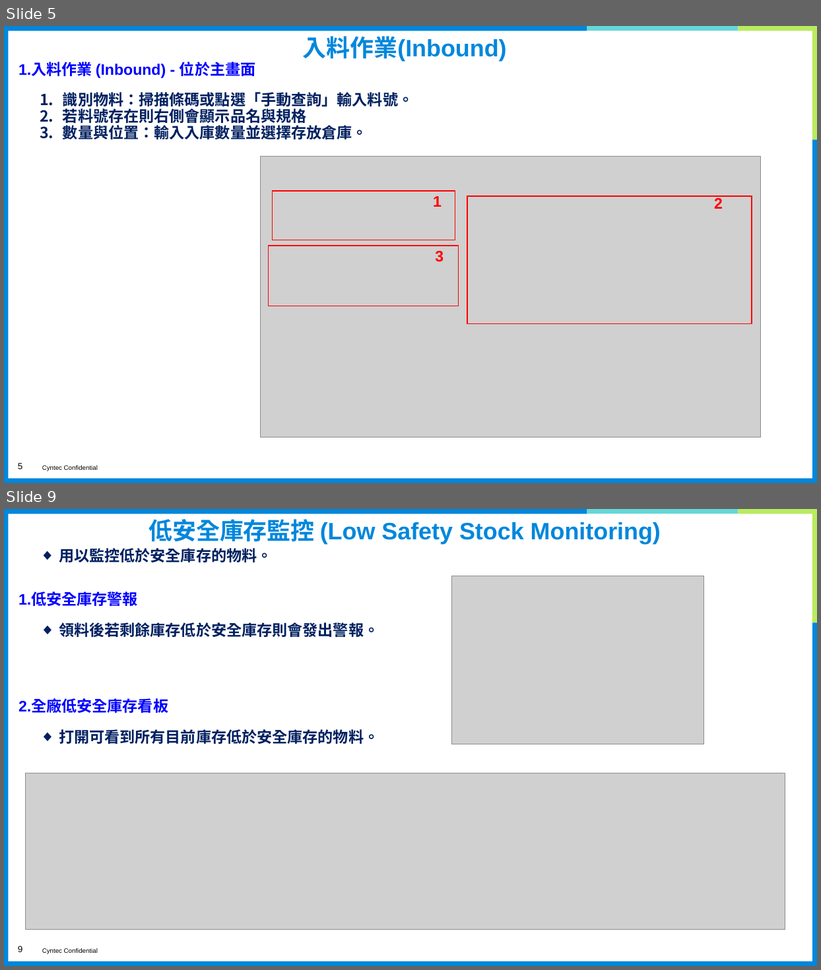
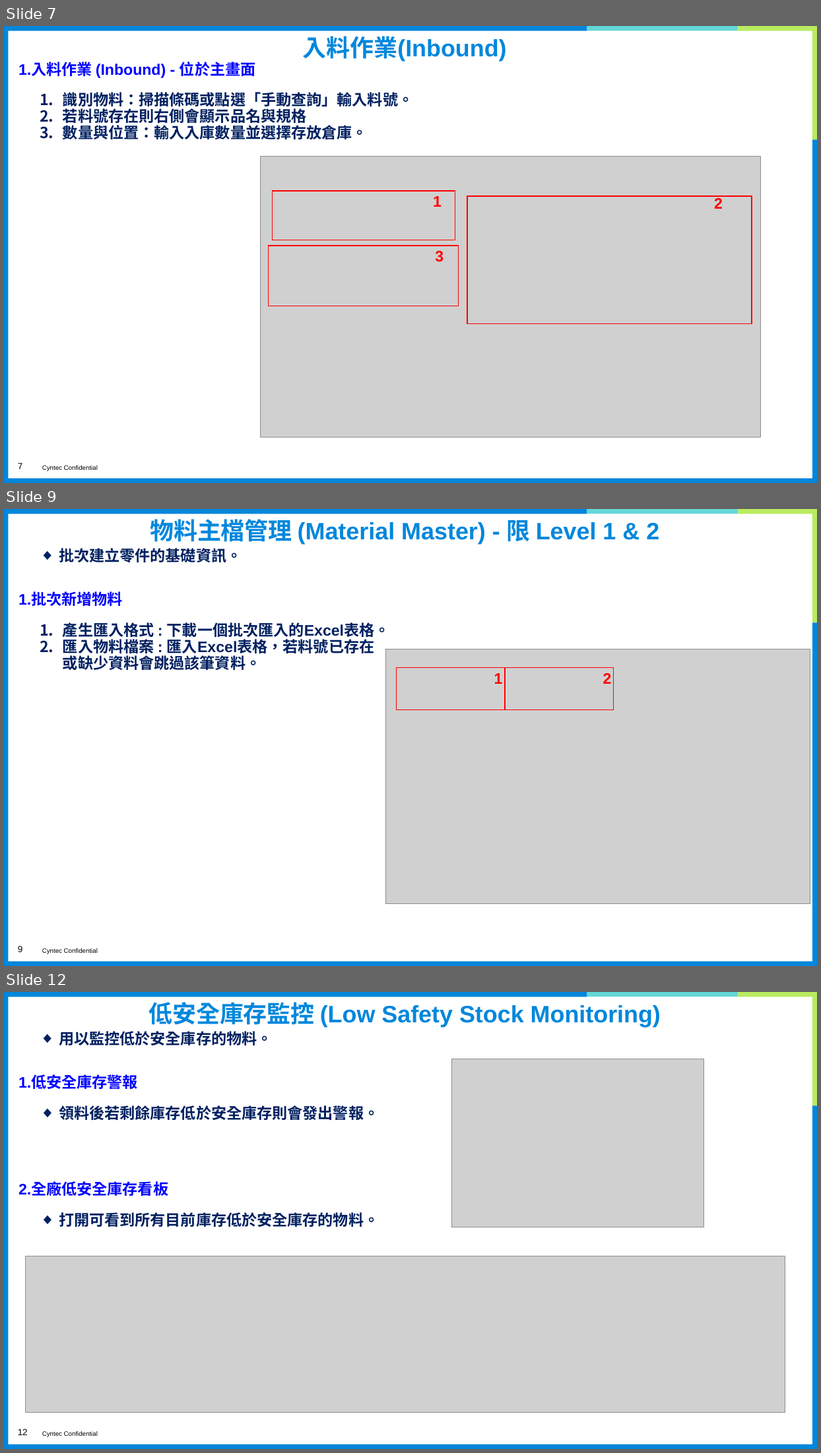
Before and after one commit to eHsuan/PartsManager, a slide deck: doc/使用說明(中文).pptx. Shown one above the other, each under a label of ours: slides 5 and 9 before the commit, slides 7, 9 and 12 after it; the slides between them are not shown. The pictures are 821x970 and 821x1453 pixels, drawn with LibreOffice and Linux fonts; fonts in the diff are those of the drawing; grey boxes stand for pictures; background and template pictures are left out. Boxes give left, top, right and bottom in pixels: in the first picture for what was removed or moved away, otherwise in the second. Text is boxed around its words. In the diff, an @@ line names an element or a change of style, - is before the commit and + after.

```diff
--- a/doc/使用說明(中文).pptx
+++ b/doc/使用說明(中文).pptx
@@ slide 9 added at (x1=4, y1=509, x2=817, y2=966), background #FFFFFF; not listed: 8 template elements that a slide beside it also shows @@
@@ title added at (x1=150, y1=519, x2=659, y2=544), 28 pt, text #0087DC, bold @@
+物料主檔管理 (Material Master) - 限 Level 1 & 2
@@ text added at (x1=59, y1=548, x2=242, y2=562), 18 pt, text #002060, bold @@
+◆ 批次建立零件的基礎資訊。
@@ text added at (x1=19, y1=593, x2=123, y2=606), 18 pt, text #0000FF, bold @@
+1.批次新增物料
@@ text added at (x1=63, y1=623, x2=390, y2=670), 18 pt, text #002060, bold @@
+1. 產生匯入格式 : 下載一個批次匯入的Excel表格。
+2. 匯入物料檔案 : 匯入Excel表格，若料號已存在或缺少資料會跳過該筆資料。
@@ picture added at (x1=386, y1=650, x2=811, y2=904) @@
@@ rectangle added at (x1=397, y1=667, x2=505, y2=710), outline #FF0000 1 pt @@
@@ text added at (x1=494, y1=673, x2=503, y2=684), 18 pt, text #FF0000, bold @@
+1
@@ rectangle added at (x1=506, y1=667, x2=613, y2=710), outline #FF0000 1 pt @@
@@ text added at (x1=603, y1=673, x2=612, y2=684), 18 pt, text #FF0000, bold @@
+2
@@ what was slide 5 is now slide 7 @@
@@ page number at (x1=18, y1=463, x2=22, y2=470): text changed @@
-5
+7
@@ what was slide 9 is now slide 12 @@
@@ page number at (x1=18, y1=1429, x2=28, y2=1436): text changed @@
-9
+12
```
Also in this commit, not shown: 5 slides changed, 2 other slides added, 19 other files.
